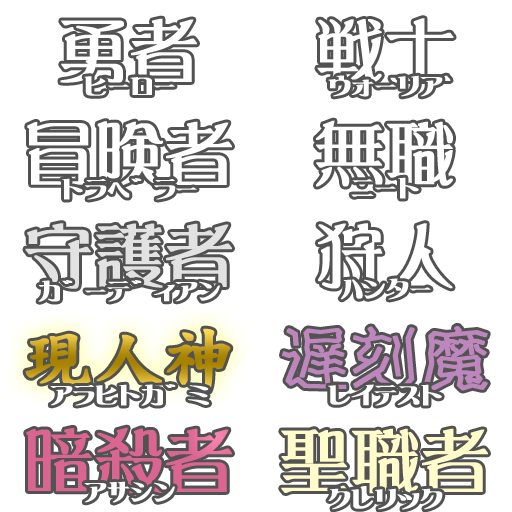
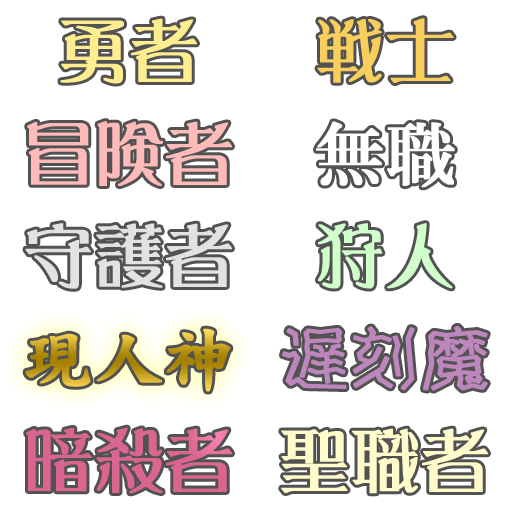
Layer changes from the first (512, 512) image to the second:
removed layer "ｱﾗﾋﾄｶﾞﾐ" from group "後半その１" over [50, 384, 209, 406]
removed layer "ｱｻｼﾝ" from group "後半その１" over [84, 481, 175, 503]
removed layer "ｶﾞｰﾃﾞｨｱﾝ" from group "後半その１" over [38, 280, 220, 302]
removed layer "ﾄﾗﾍﾞﾗｰ" from group "後半その１" over [62, 178, 197, 200]
removed layer "ﾚｲﾃｽﾄ" from group "後半その１" over [328, 384, 442, 406]
removed layer "ｸﾚﾘｯｸ" from group "後半その１" over [328, 488, 443, 510]
painted on "冒険者" over [27, 121, 232, 186]
removed layer "ﾋｰﾛｰ" from group "後半その１" over [84, 76, 175, 96]
removed layer "ｳｫｰﾘｱ" from group "後半その１" over [328, 75, 443, 97]
removed layer "ﾆｰﾄ" from group "後半その１" over [351, 177, 419, 199]
removed layer "ﾊﾝﾀｰ" from group "後半その１" over [340, 278, 431, 300]
painted on "狩人" over [318, 223, 453, 289]
painted on "無職" over [316, 120, 455, 188]
painted on "戦士" over [317, 18, 454, 83]
painted on "勇者" over [60, 18, 197, 84]
